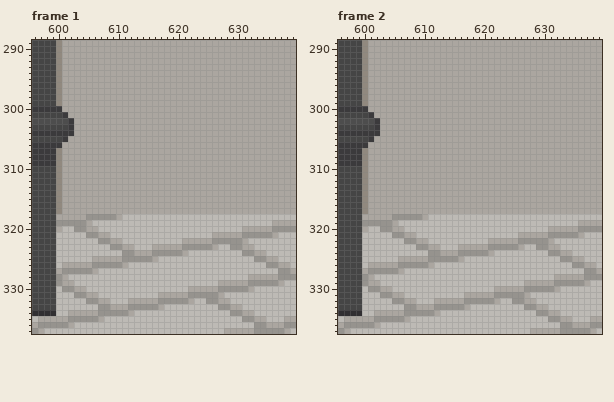
Pixel-art file -- asset TA/menu_main.aseprite. This is how it looked before the edit.
640x360 pixels, 5 frames. Colours within 5 levels of each other are drawn and written as one. Shown: frame 1: x 596..639, y 289..337; frame 2: x 596..639, y 289..337. The commit also changed other frames or places, which this record leaves out.
Now the later version:
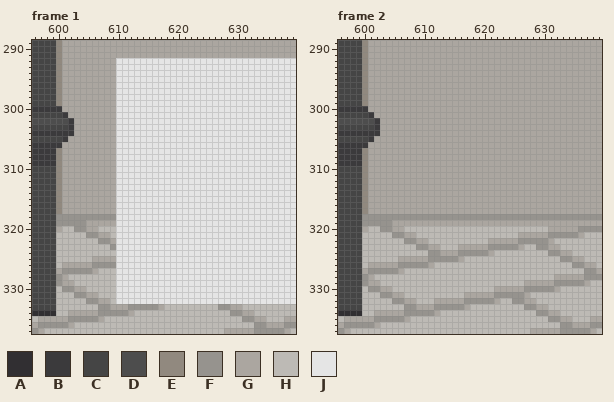
Palette (. is transparent): A #312f32  B #3b3a3c  C #454545  D #4d4d4d  E #91897f  F #96938e  G #aba6a0  H #bdbab5  J #e5e5e5
Edits made:
layer "Group 1 Copy/plants" added
--- frame 1, layers "Group 1 Copy/plants", "Group 1 Copy/road_grey Copy"
@@ x 596..639 @@
 291 CCCCEGGGGGGGGGGGGGGGGGGGGGGGGGGGGGGGGGGGGGGG
-292 CCCCEGGGGGGGGGGGGGGGGGGGGGGGGGGGGGGGGGGGGGGG
-293 CCCCEGGGGGGGGGGGGGGGGGGGGGGGGGGGGGGGGGGGGGGG
-294 CCCCEGGGGGGGGGGGGGGGGGGGGGGGGGGGGGGGGGGGGGGG
-295 CCCCEGGGGGGGGGGGGGGGGGGGGGGGGGGGGGGGGGGGGGGG
-296 CCCCEGGGGGGGGGGGGGGGGGGGGGGGGGGGGGGGGGGGGGGG
-297 CCCCEGGGGGGGGGGGGGGGGGGGGGGGGGGGGGGGGGGGGGGG
-298 CCCCEGGGGGGGGGGGGGGGGGGGGGGGGGGGGGGGGGGGGGGG
-299 CCCCEGGGGGGGGGGGGGGGGGGGGGGGGGGGGGGGGGGGGGGG
-300 BBBBBGGGGGGGGGGGGGGGGGGGGGGGGGGGGGGGGGGGGGGG
-301 CCCCCBGGGGGGGGGGGGGGGGGGGGGGGGGGGGGGGGGGGGGG
-302 DDDDDDBGGGGGGGGGGGGGGGGGGGGGGGGGGGGGGGGGGGGG
-303 CCCCCCBGGGGGGGGGGGGGGGGGGGGGGGGGGGGGGGGGGGGG
-304 BBBBBBBGGGGGGGGGGGGGGGGGGGGGGGGGGGGGGGGGGGGG
-305 CCCCCBGGGGGGGGGGGGGGGGGGGGGGGGGGGGGGGGGGGGGG
-306 BBBBBGGGGGGGGGGGGGGGGGGGGGGGGGGGGGGGGGGGGGGG
-307 BBBBEGGGGGGGGGGGGGGGGGGGGGGGGGGGGGGGGGGGGGGG
-308 BBBBEGGGGGGGGGGGGGGGGGGGGGGGGGGGGGGGGGGGGGGG
-309 BBBBEGGGGGGGGGGGGGGGGGGGGGGGGGGGGGGGGGGGGGGG
-310 CCCCEGGGGGGGGGGGGGGGGGGGGGGGGGGGGGGGGGGGGGGG
-311 CCCCEGGGGGGGGGGGGGGGGGGGGGGGGGGGGGGGGGGGGGGG
-312 CCCCEGGGGGGGGGGGGGGGGGGGGGGGGGGGGGGGGGGGGGGG
-313 CCCCEGGGGGGGGGGGGGGGGGGGGGGGGGGGGGGGGGGGGGGG
-314 CCCCEGGGGGGGGGGGGGGGGGGGGGGGGGGGGGGGGGGGGGGG
-315 CCCCEGGGGGGGGGGGGGGGGGGGGGGGGGGGGGGGGGGGGGGG
-316 CCCCEGGGGGGGGGGGGGGGGGGGGGGGGGGGGGGGGGGGGGGG
-317 CCCCEGGGGGGGGGGGGGGGGGGGGGGGGGGGGGGGGGGGGGGG
-318 CCCCGGGGGFFFFFGHHHHHHHHHHHHHHHHHHHHHHHHHHHHH
-319 CCCCFFFFFGHHHHHHHHHHHHHHHHHHHHHHHHHHHHHHGGGG
-320 CCCCGHHFFGGHHHHHHHHHHHHHHHHHHHHHHHHGGGGGFFFF
-321 CCCCHHHHHFFGGHHHHHHHHHHHHHHHHHGGGGGFFFFFGHHH
-322 CCCCHHHHHHHFFGGHHHHHHHHHHGGGGGFFFFFGHHHHHHHH
-323 CCCCHHHHHHHHHFFGGHHHGGGGGFFFFFGHHFFGGHHHHHHH
-324 CCCCHHHHHHHHHHHFFGGGFFFFFGHHHHHHHHHFFGGHHHHH
-325 CCCCHHHHHHGGGGGFFFFFGHHHHHHHHHHHHHHHHFFGGHHH
-326 CCCCHGGGGGFFFFFGHHHHHHHHHHHHHHHHHHHHHHHFFGGH
-327 CCCCGFFFFFGHHHHHHHHHHHHHHHHHHHHHHHHHHHHHHFFG
-328 CCCCFGHHHHHHHHHHHHHHHHHHHHHHHHHHHHHHGGGGGFFF
-329 CCCCFGGHHHHHHHHHHHHHHHHHHHHHHHHGGGGGFFFFFGHH
-330 CCCCHFFGGHHHHHHHHHHHHHHHHHGGGGGFFFFFGHHHHHHH
-331 CCCCHHHFFGGHHHHHHHHHHGGGGGFFFFFGHHHHHHHHHHHH
-332 CCCCHHHHHFFGGHHHGGGGGFFFFFGHHFFGGHHHHHHHHHHH
+292 CCCCEGGGGGGGGGJJJJJJJJJJJJJJJJJJJJJJJJJJJJJJ
+293 CCCCEGGGGGGGGGJJJJJJJJJJJJJJJJJJJJJJJJJJJJJJ
+294 CCCCEGGGGGGGGGJJJJJJJJJJJJJJJJJJJJJJJJJJJJJJ
+295 CCCCEGGGGGGGGGJJJJJJJJJJJJJJJJJJJJJJJJJJJJJJ
+296 CCCCEGGGGGGGGGJJJJJJJJJJJJJJJJJJJJJJJJJJJJJJ
+297 CCCCEGGGGGGGGGJJJJJJJJJJJJJJJJJJJJJJJJJJJJJJ
+298 CCCCEGGGGGGGGGJJJJJJJJJJJJJJJJJJJJJJJJJJJJJJ
+299 CCCCEGGGGGGGGGJJJJJJJJJJJJJJJJJJJJJJJJJJJJJJ
+300 BBBBBGGGGGGGGGJJJJJJJJJJJJJJJJJJJJJJJJJJJJJJ
+301 CCCCCBGGGGGGGGJJJJJJJJJJJJJJJJJJJJJJJJJJJJJJ
+302 DDDDDDBGGGGGGGJJJJJJJJJJJJJJJJJJJJJJJJJJJJJJ
+303 CCCCCCBGGGGGGGJJJJJJJJJJJJJJJJJJJJJJJJJJJJJJ
+304 BBBBBBBGGGGGGGJJJJJJJJJJJJJJJJJJJJJJJJJJJJJJ
+305 CCCCCBGGGGGGGGJJJJJJJJJJJJJJJJJJJJJJJJJJJJJJ
+306 BBBBBGGGGGGGGGJJJJJJJJJJJJJJJJJJJJJJJJJJJJJJ
+307 BBBBEGGGGGGGGGJJJJJJJJJJJJJJJJJJJJJJJJJJJJJJ
+308 BBBBEGGGGGGGGGJJJJJJJJJJJJJJJJJJJJJJJJJJJJJJ
+309 BBBBEGGGGGGGGGJJJJJJJJJJJJJJJJJJJJJJJJJJJJJJ
+310 CCCCEGGGGGGGGGJJJJJJJJJJJJJJJJJJJJJJJJJJJJJJ
+311 CCCCEGGGGGGGGGJJJJJJJJJJJJJJJJJJJJJJJJJJJJJJ
+312 CCCCEGGGGGGGGGJJJJJJJJJJJJJJJJJJJJJJJJJJJJJJ
+313 CCCCEGGGGGGGGGJJJJJJJJJJJJJJJJJJJJJJJJJJJJJJ
+314 CCCCEGGGGGGGGGJJJJJJJJJJJJJJJJJJJJJJJJJJJJJJ
+315 CCCCEGGGGGGGGGJJJJJJJJJJJJJJJJJJJJJJJJJJJJJJ
+316 CCCCEGGGGGGGGGJJJJJJJJJJJJJJJJJJJJJJJJJJJJJJ
+317 CCCCEGGGGGGGGGJJJJJJJJJJJJJJJJJJJJJJJJJJJJJJ
+318 CCCCFFFFFFFFFFJJJJJJJJJJJJJJJJJJJJJJJJJJJJJJ
+319 CCCCFFFFFGGGGGJJJJJJJJJJJJJJJJJJJJJJJJJJJJJJ
+320 CCCCGHHFFGGHHHJJJJJJJJJJJJJJJJJJJJJJJJJJJJJJ
+321 CCCCHHHHHFFGGHJJJJJJJJJJJJJJJJJJJJJJJJJJJJJJ
+322 CCCCHHHHHHHFFGJJJJJJJJJJJJJJJJJJJJJJJJJJJJJJ
+323 CCCCHHHHHHHHHFJJJJJJJJJJJJJJJJJJJJJJJJJJJJJJ
+324 CCCCHHHHHHHHHHJJJJJJJJJJJJJJJJJJJJJJJJJJJJJJ
+325 CCCCHHHHHHGGGGJJJJJJJJJJJJJJJJJJJJJJJJJJJJJJ
+326 CCCCHGGGGGFFFFJJJJJJJJJJJJJJJJJJJJJJJJJJJJJJ
+327 CCCCGFFFFFGHHHJJJJJJJJJJJJJJJJJJJJJJJJJJJJJJ
+328 CCCCFGHHHHHHHHJJJJJJJJJJJJJJJJJJJJJJJJJJJJJJ
+329 CCCCFGGHHHHHHHJJJJJJJJJJJJJJJJJJJJJJJJJJJJJJ
+330 CCCCHFFGGHHHHHJJJJJJJJJJJJJJJJJJJJJJJJJJJJJJ
+331 CCCCHHHFFGGHHHJJJJJJJJJJJJJJJJJJJJJJJJJJJJJJ
+332 CCCCHHHHHFFGGHJJJJJJJJJJJJJJJJJJJJJJJJJJJJJJ
 333 CCCCHHHHHHHFFGGGFFFFFGHHHHHHHHHFFGGHHHHHHHHH
--- frame 2, layer "Group 1 Copy/road_grey Copy"
@@ x 596..639 @@
 317 CCCCEGGGGGGGGGGGGGGGGGGGGGGGGGGGGGGGGGGGGGGG
-318 CCCCGGGGGFFFFFGHHHHHHHHHHHHHHHHHHHHHHHHHHHHH
-319 CCCCFFFFFGHHHHHHHHHHHHHHHHHHHHHHHHHHHHHHGGGG
+318 CCCCFFFFFFFFFFFFFFFFFFFFFFFFFFFFFFFFFFFFFFFF
+319 CCCCFFFFFGGGGGGGGGGGGGGGGGGGGGGGGGGGGGGGGGGG
 320 CCCCGHHFFGGHHHHHHHHHHHHHHHHHHHHHHHHGGGGGFFFF
